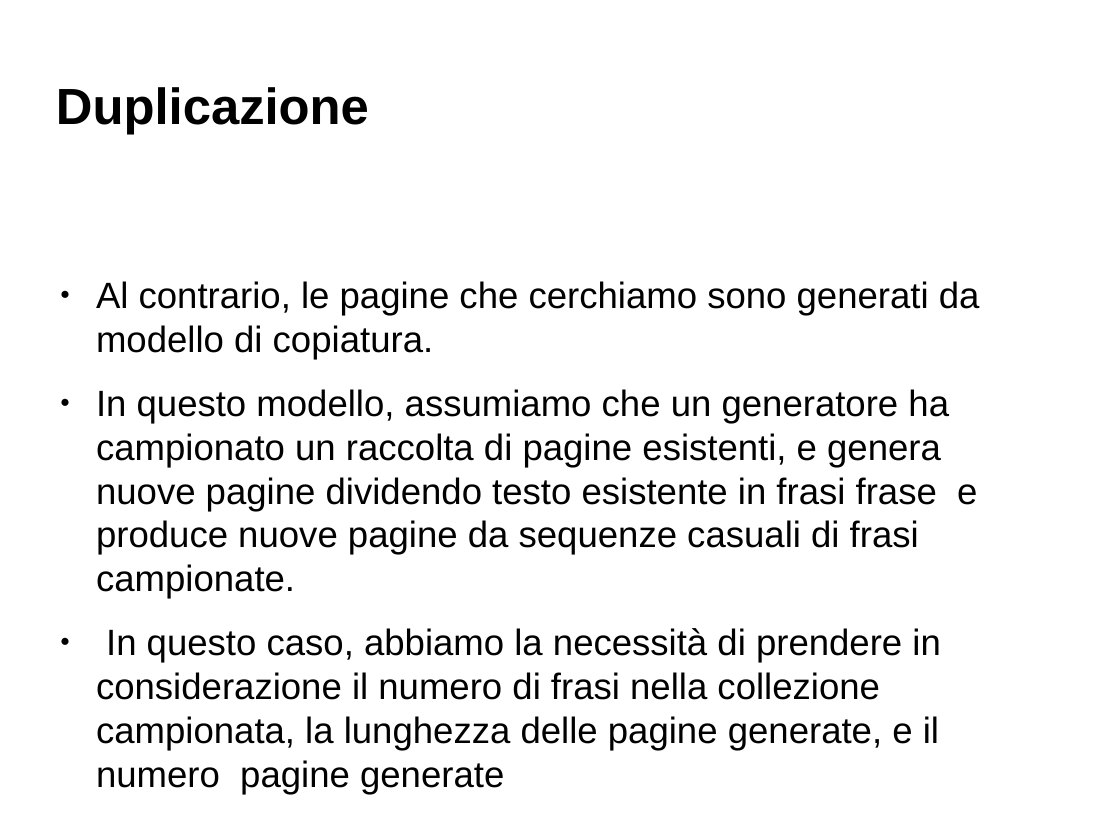
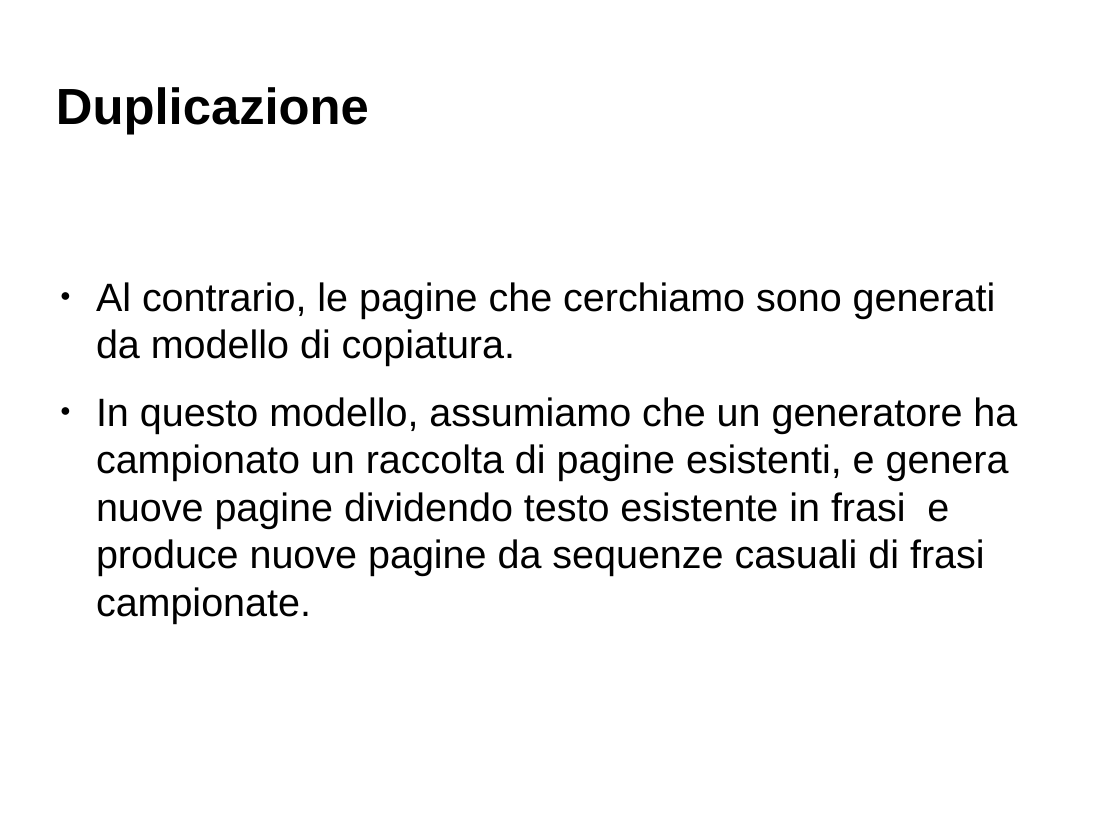
Before and after one commit to Toolanto/presentation, a slide deck: slide 29 of presentazione.odp. Drawn at 1120x840 pixels with LibreOffice and Linux fonts; fonts in the diff are those of the drawing; background and template pictures are left out. Boxes give left, top, right and bottom in pixels: in the first picture for what was removed or moved away, otherwise in the second. Text is boxed around its words. In the diff, an @@ line names an element or a change of style, - is before the commit and + after.

```diff
--- a/presentazione.odp
+++ b/presentazione.odp
@@ text at [96, 282, 996, 366]: size 25.9 to 28 pt in "Al contrario, le pagine che cerchiamo sono ..." @@
@@ text at [96, 397, 1017, 623]: text changed; size 25.9 to 28 pt @@
-● In questo modello, assumiamo che un generatore ha campionato un raccolta di pagine esistenti, e genera nuove pagine dividendo testo esistente in frasi frase e produce nuove pagine da sequenze casuali di frasi campionate.
-● In questo caso, abbiamo la necessità di prendere in considerazione il numero di frasi nella collezione campionata, la lunghezza delle pagine generate, e il numero pagine generate
+● In questo modello, assumiamo che un generatore ha campionato un raccolta di pagine esistenti, e genera nuove pagine dividendo testo esistente in frasi e produce nuove pagine da sequenze casuali di frasi campionate.
```
Also in this commit, not shown: 51 other slides changed, 12 slides added, 4 slides removed, 1 other file.
